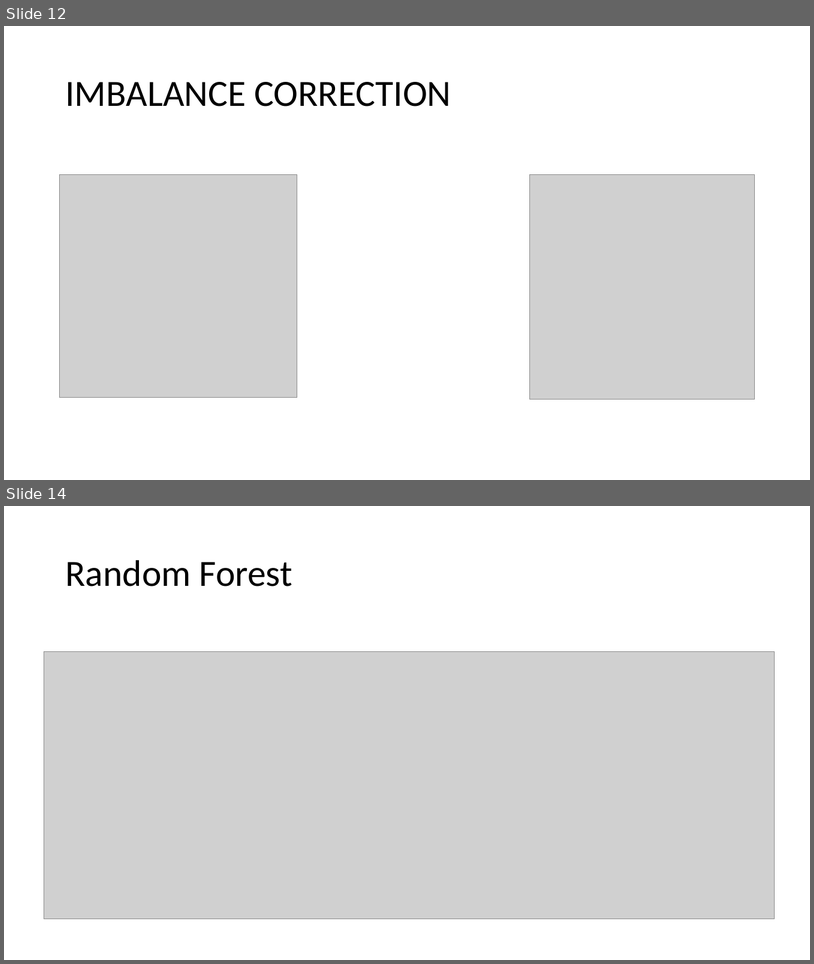
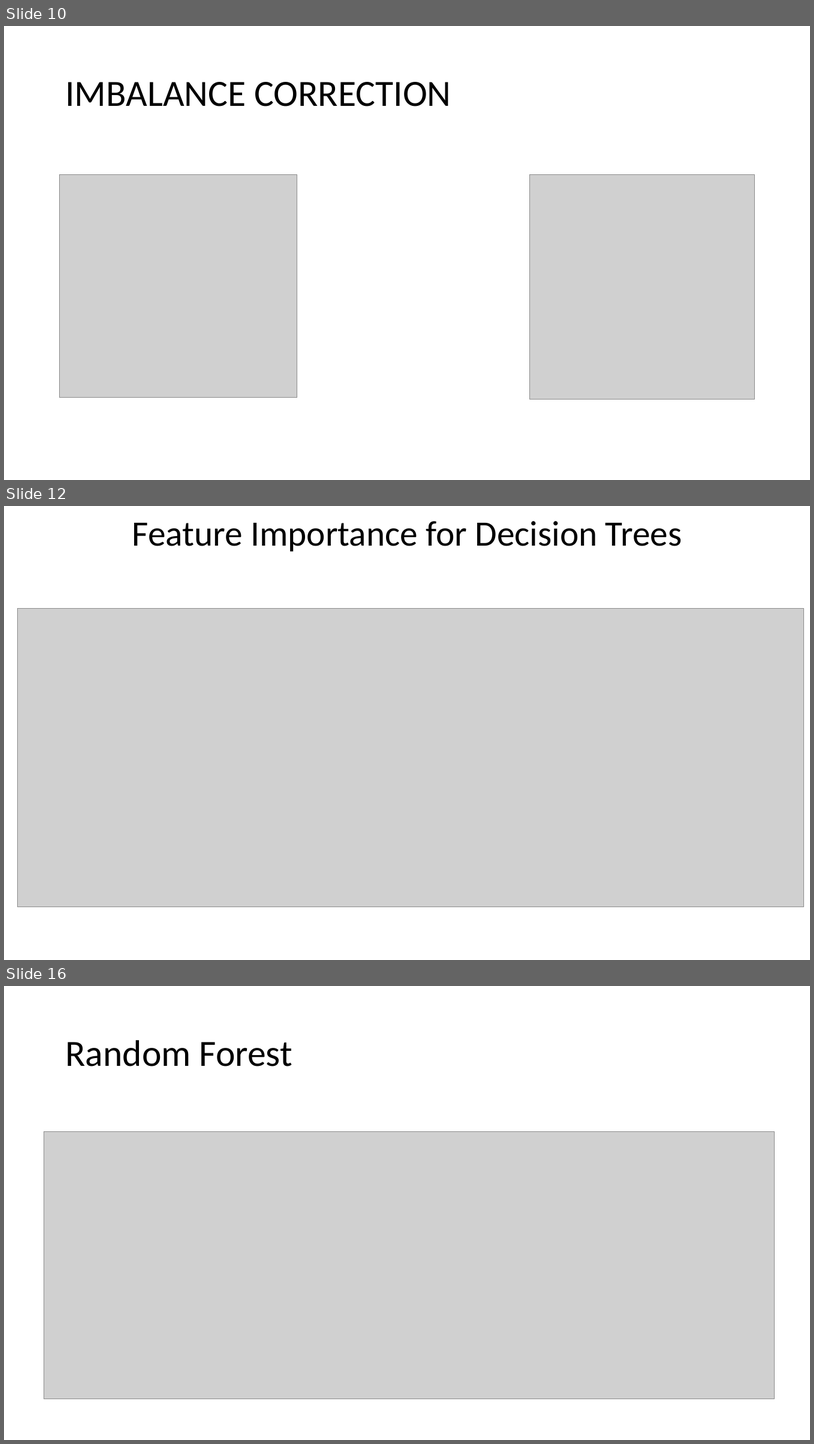
Before and after one commit to harimadhavan2000/P1, a slide deck: GBC_ML1_project_pres.pptx. Shown one above the other, each under a label of ours: slides 12 and 14 before the commit, slides 10, 12 and 16 after it; the slides between them are not shown. The pictures are 814x964 and 814x1444 pixels, drawn with LibreOffice and Linux fonts; fonts in the diff are those of the drawing; grey boxes stand for pictures. Boxes give left, top, right and bottom in pixels: in the first picture for what was removed or moved away, otherwise in the second. Text is boxed around its words. In the diff, an @@ line names an element or a change of style, - is before the commit and + after.

```diff
--- a/GBC_ML1_project_pres.pptx
+++ b/GBC_ML1_project_pres.pptx
@@ slide 12 added at (x1=4, y1=506, x2=810, y2=960), background #FFFFFF @@
@@ title added at (x1=132, y1=521, x2=682, y2=552), 42.4 pt, text #000000 @@
+Feature Importance for Decision Trees
@@ picture added at (x1=17, y1=609, x2=804, y2=907) @@
@@ what was slide 12 is now slide 10 @@
@@ what was slide 14 is now slide 16 @@
```
Also in this commit, not shown: 4 slides changed, 5 other slides added, 1 slide removed.
